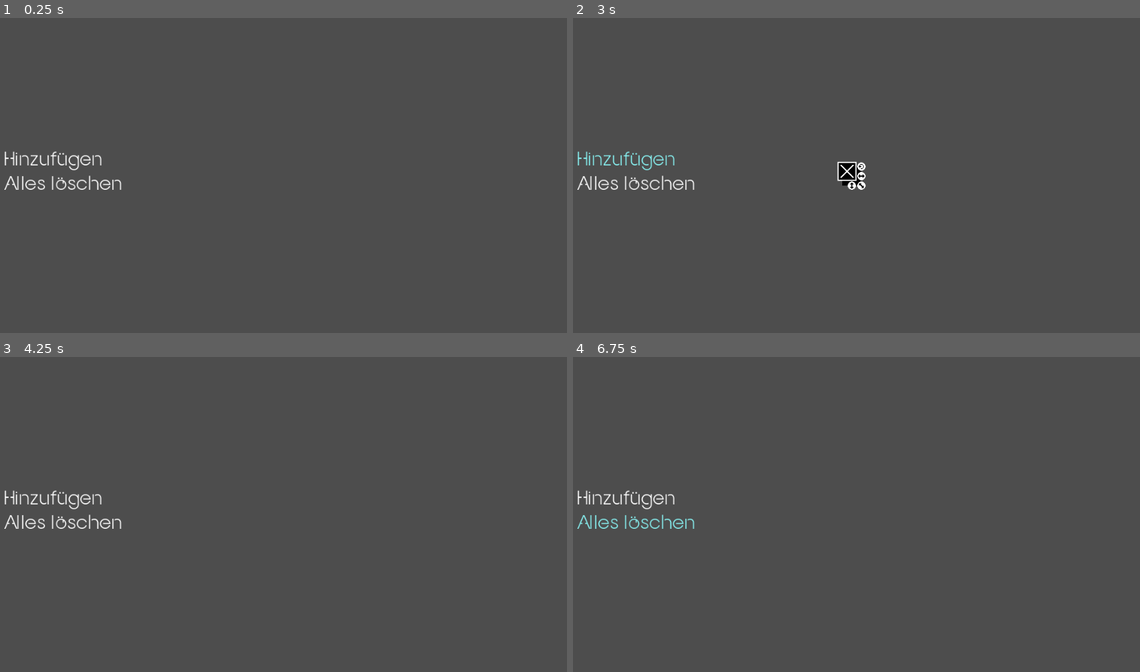
Above: before the commit, frames 1-4 (two rows, left to right).
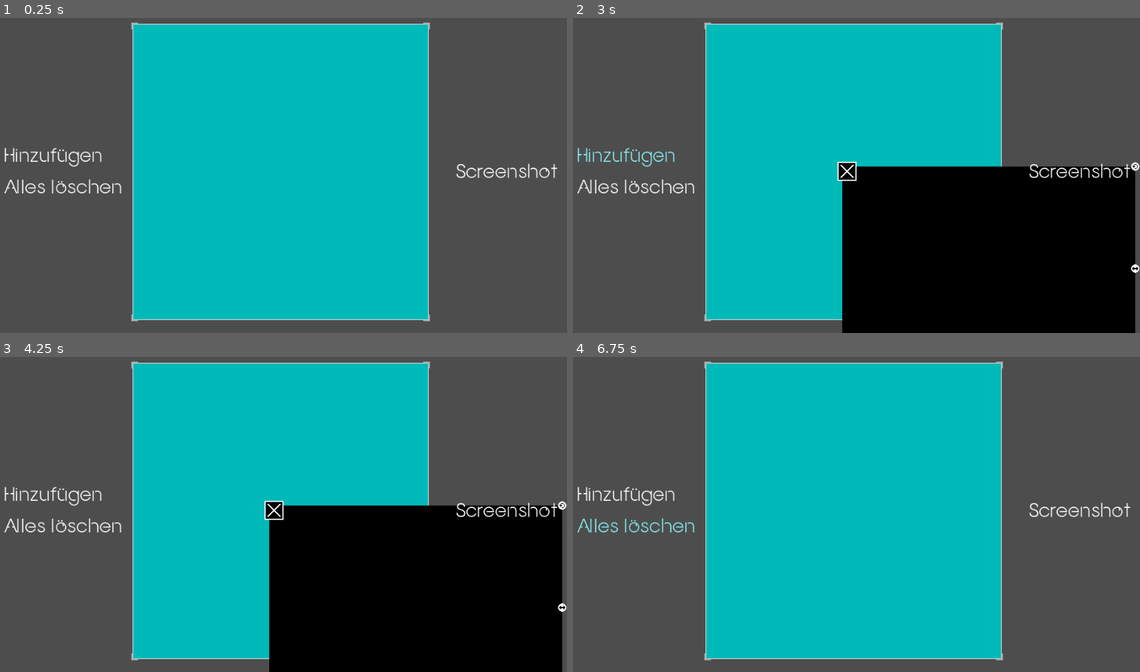
Above: after the commit, the same moments.

Repository: Anomasie/Fractals
Game: Godot game, scene res://scenes/GUI.tscn
The game is run twice, just before and just after one commit, with the same random seed, the same clock (stepped at 60 frames per second) and the same inputs.
Inputs (mouse positions are in pixels of both pictures, inside the frame that each line leads up to; where the layout moved, square brackets give the same spot in the first picture):
- Up to frame 1 (0.25 s): no input
- Up to frame 2 (3 s): click "Hinzufügen" at 0.5 s; click "Alles löschen" at 1.25 s; click (1077, 172) at 2 s, where only the run after the commit has a clickable "Screenshot"; click "Hinzufügen" at 2.75 s
- Up to frame 3 (4.25 s): click (413, 605) [277, 514] at 3.5 s
- Up to frame 4 (6.75 s): click (1134, 505) at 4.27 s; click (1134, 605) at 5.02 s; click (986, 605) at 5.77 s; click "Alles löschen" at 6.5 s

The runs differ from the first frame. In frame 1, 50% of the frame differs, in the area x 0-99%, y 1-97%; in frame 2, 63%; in frame 3, 64%, in the area x 0-100%, y 1-100%; in frame 4, 50%.

Commit message:
crappy sceenshots

Diff:
--- a/scenes/GUI.gd
+++ b/scenes/GUI.gd
@@ -1,6 +1,7 @@
 extends Control
 
 @onready var Playground = $Playground
+@onready var BlueTexture = $Center/Center/BlueTexture
 
 var rot = 0
 
@@ -10,3 +11,6 @@
 
 func _on_close_all_pressed():
 	Playground.close_all()
+
+func _on_screenshot_pressed():
+	Playground.screenshot(BlueTexture.get_global_position(), BlueTexture.size)
--- a/scenes/GUI.tscn
+++ b/scenes/GUI.tscn
@@ -1,7 +1,9 @@
-[gd_scene load_steps=3 format=3 uid="uid://0lk7ldvxg1uw"]
+[gd_scene load_steps=5 format=3 uid="uid://0lk7ldvxg1uw"]
 
 [ext_resource type="PackedScene" uid="uid://cnh2ciowfjn42" path="res://scenes/Playground.tscn" id="1_8jsp6"]
 [ext_resource type="Script" path="res://scenes/GUI.gd" id="1_fcrs7"]
+[ext_resource type="Texture2D" uid="uid://qsebfi3447th" path="res://assets/blue.png" id="3_qdx7r"]
+[ext_resource type="Texture2D" uid="uid://bg82qawkt7a6b" path="res://assets/gui/center_background.png" id="3_w16mh"]
 
 [node name="GUI" type="Control"]
 layout_mode = 3
@@ -12,9 +14,47 @@
 grow_vertical = 2
 script = ExtResource("1_fcrs7")
 
+[node name="Center" type="MarginContainer" parent="."]
+visibility_layer = 2
+layout_mode = 1
+anchors_preset = 8
+anchor_left = 0.5
+anchor_top = 0.5
+anchor_right = 0.5
+anchor_bottom = 0.5
+offset_left = -250.0
+offset_top = -250.0
+offset_right = 250.0
+offset_bottom = 250.0
+grow_horizontal = 2
+grow_vertical = 2
+mouse_filter = 2
+
+[node name="Frame" type="NinePatchRect" parent="Center"]
+visibility_layer = 2
+layout_mode = 2
+texture = ExtResource("3_w16mh")
+patch_margin_left = 14
+patch_margin_top = 14
+patch_margin_right = 14
+patch_margin_bottom = 14
+
+[node name="Center" type="MarginContainer" parent="Center"]
+custom_minimum_size = Vector2(500, 500)
+layout_mode = 2
+theme_override_constants/margin_left = 3
+theme_override_constants/margin_top = 3
+theme_override_constants/margin_right = 3
+theme_override_constants/margin_bottom = 3
+
+[node name="BlueTexture" type="TextureRect" parent="Center/Center"]
+layout_mode = 2
+texture = ExtResource("3_qdx7r")
+
 [node name="Playground" parent="." instance=ExtResource("1_8jsp6")]
 
-[node name="LeftBar" type="MarginContainer" parent="."]
+[node name="Left" type="MarginContainer" parent="."]
+visibility_layer = 2
 layout_mode = 1
 anchors_preset = 4
 anchor_top = 0.5
@@ -28,20 +68,46 @@
 theme_override_constants/margin_right = 16
 theme_override_constants/margin_bottom = 16
 
-[node name="Lines" type="VBoxContainer" parent="LeftBar"]
+[node name="Lines" type="VBoxContainer" parent="Left"]
+visibility_layer = 2
 layout_mode = 2
 size_flags_horizontal = 0
 size_flags_vertical = 4
+theme_override_constants/separation = 16
 
-[node name="Add" type="Button" parent="LeftBar/Lines"]
+[node name="Add" type="Button" parent="Left/Lines"]
+visibility_layer = 2
 layout_mode = 2
 text = "Hinzufügen"
 alignment = 0
 
-[node name="CloseAll" type="Button" parent="LeftBar/Lines"]
+[node name="CloseAll" type="Button" parent="Left/Lines"]
+visibility_layer = 2
 layout_mode = 2
 text = "Alles löschen"
 alignment = 0
 
-[connection signal="pressed" from="LeftBar/Lines/Add" to="." method="_on_add_pressed"]
-[connection signal="pressed" from="LeftBar/Lines/CloseAll" to="." method="_on_close_all_pressed"]
+[node name="MarginContainer" type="MarginContainer" parent="."]
+visibility_layer = 2
+layout_mode = 1
+anchors_preset = 6
+anchor_left = 1.0
+anchor_top = 0.5
+anchor_right = 1.0
+anchor_bottom = 0.5
+grow_horizontal = 0
+grow_vertical = 2
+theme_override_constants/margin_left = 16
+theme_override_constants/margin_top = 16
+theme_override_constants/margin_right = 16
+theme_override_constants/margin_bottom = 16
+
+[node name="Screenshot" type="Button" parent="MarginContainer"]
+visibility_layer = 2
+layout_mode = 2
+text = "Screenshot"
+alignment = 2
+
+[connection signal="pressed" from="Left/Lines/Add" to="." method="_on_add_pressed"]
+[connection signal="pressed" from="Left/Lines/CloseAll" to="." method="_on_close_all_pressed"]
+[connection signal="pressed" from="MarginContainer/Screenshot" to="." method="_on_screenshot_pressed"]
--- a/scenes/Playground.gd
+++ b/scenes/Playground.gd
@@ -14,3 +14,20 @@
 
 func close(MyRect):
 	MyRect.queue_free()
+
+func screenshot(pos, size):
+	var scr = self.get_viewport().get_texture().get_image()
+	var final = scr.get_region(Rect2i(
+		pos.x,
+		pos.y,
+		size.x,
+		size.y
+	))
+	for x in final.get_width():
+		for y in final.get_height():
+			if final.get_pixel(x,y).get_luminance() > 0.5:
+				final.set_pixel(x,y, Color.TRANSPARENT)
+	# draw children
+	for child in self.get_children():
+		if child is MarginContainer:
+			child.paint(final)
--- a/scenes/Rect.gd
+++ b/scenes/Rect.gd
@@ -1,9 +1,10 @@
 extends MarginContainer
 
 signal close_me
+signal hidden_ui
 
 @onready var Rect = $TextureContainer/Rect
-
+@onready var rect_image = Rect.get_texture().get_image()
 
 var editing_position = false
 var editing_width = false
@@ -50,6 +51,7 @@
 	rect_origin = position + (size/2).rotated(self.rotation)
 
 func resize_rect(width, height):
+	paint(rect_image, width, height)
 	if width >= 0:
 		Rect.custom_minimum_size.x = width
 		self.size.x = width
@@ -62,6 +64,11 @@
 	var current_rect_origin = (size/2).rotated(self.rotation)
 	self.position = rect_origin - current_rect_origin
 
-
 func _on_close_button_pressed():
 	close_me.emit()
+
+func paint(image, width=Rect.size.x, height=Rect.size.y):
+	rect_image = image.duplicate()
+	image.resize(max(1, width), max(1, height))
+	var texture = ImageTexture.create_from_image(image)
+	Rect.texture= texture
--- a/scenes/Rect.tscn
+++ b/scenes/Rect.tscn
@@ -65,8 +65,8 @@
 region = Rect2(16, 32, 16, 16)
 
 [node name="Container" type="MarginContainer"]
-offset_right = 48.0
-offset_bottom = 48.0
+offset_right = 507.0
+offset_bottom = 358.0
 size_flags_horizontal = 4
 size_flags_vertical = 4
 script = ExtResource("1_xqf1l")
Binary file added: assets/blue.png
Not shown, added: assets/blue.png.import
Binary file added: assets/gui/center_background.aseprite
Binary file added: assets/gui/center_background.png
Not shown, added: assets/gui/center_background.png.import
